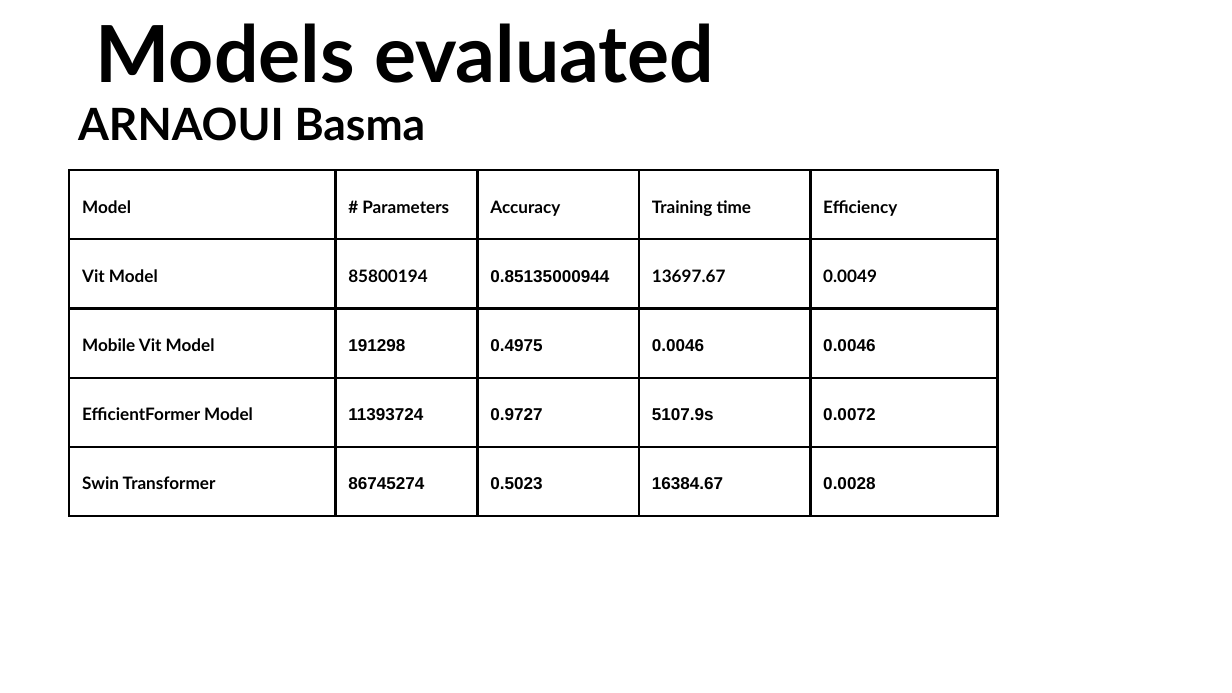
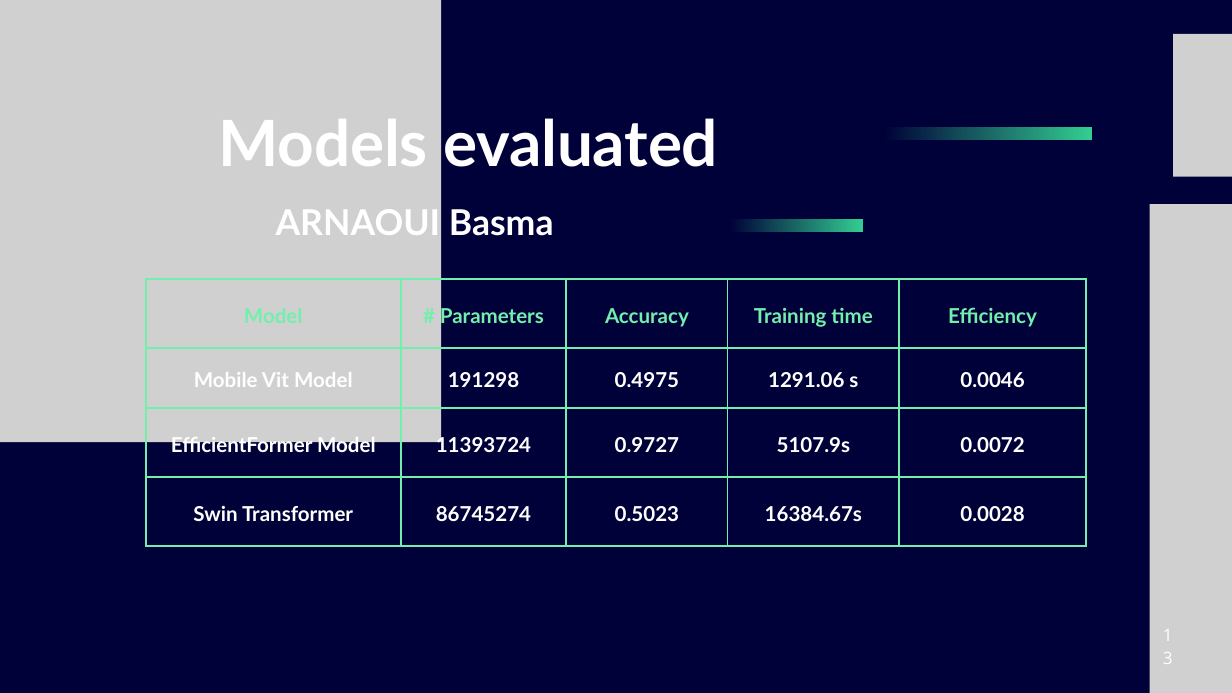
Before and after one commit to zakariaCHOUKRI/LRA-Pathfinder, a slide deck: slide 13 of Presentation.pptx (slide 9 before the commit). Drawn at 1232x693 pixels with LibreOffice and Linux fonts; fonts in the diff are those of the drawing; grey boxes stand for pictures. Boxes give left, top, right and bottom in pixels: in the first picture for what was removed or moved away, otherwise in the second. Text is boxed around its words. In the diff, an @@ line names an element or a change of style, - is before the commit and + after.

```diff
--- a/Presentation.pptx
+++ b/Presentation.pptx
@@ background #FFFFFF to #000138 @@
@@ picture added at [0, 0, 441, 442] @@
@@ picture added at [1173, 34, 1232, 177] @@
@@ text "Models evaluated": place and size @@
-text "Models evaluated" at [96, 23, 715, 83]
+text "Models evaluated" at [219, 118, 718, 167]
@@ text "Models evaluated" at [219, 118, 718, 167]: size 92 to 74.5 pt, text colour #000000 to #FFFFFF, letter spacing 0 to -0.1 pt; alignment centre to left; line spacing 128.8pt to 79pt @@
@@ freeform shape added at [884, 128, 1092, 140], fill gradient #000138 to #33CD91 @@
@@ text "ARNAOUI Basma": place and size @@
-text "ARNAOUI Basma" at [78, 107, 426, 141]
+text "ARNAOUI Basma" at [276, 209, 554, 236]
@@ text "ARNAOUI Basma" at [276, 209, 554, 236]: size 52 to 41.7 pt, text colour #000000 to #FFFFFF; line spacing 72.8pt to 58.3pt @@
@@ picture added at [1149, 204, 1232, 693] @@
@@ freeform shape added at [729, 219, 862, 232], fill gradient #000138 to #33CD91 @@
@@ table at [146, 278, 1087, 546] @@
-row 2: Vit Model | 85800194 | 0.85135000944 | 13697.67 | 0.0049
-row 3: Mobile Vit Model | 191298 | 0.4975 | 0.0046 | 0.0046
+row 2: Mobile Vit Model | 191298 | 0.4975 | 1291.06 s | 0.0046
-row 4, column 4: 16384.67
+row 4, column 4: 16384.67s
@@ table: place and size @@
-table at [69, 170, 997, 516]
+table at [146, 278, 1087, 546]
@@ text added at [1163, 620, 1173, 634], 20 pt, text #FFFFFF @@
+13
```
Also in this commit, not shown: 6 other slides changed, 32 slides added, 12 slides removed, 2 other files.
